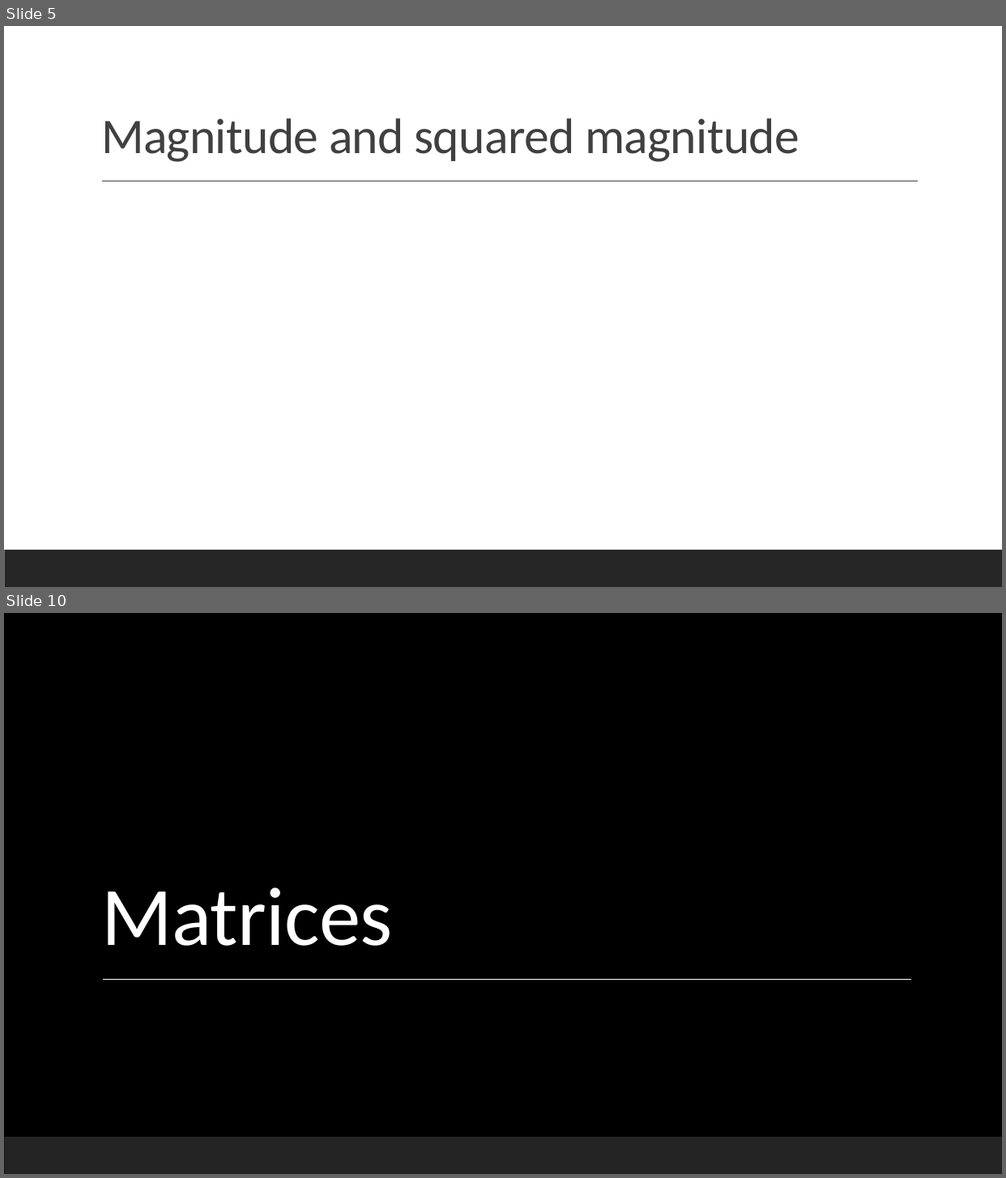
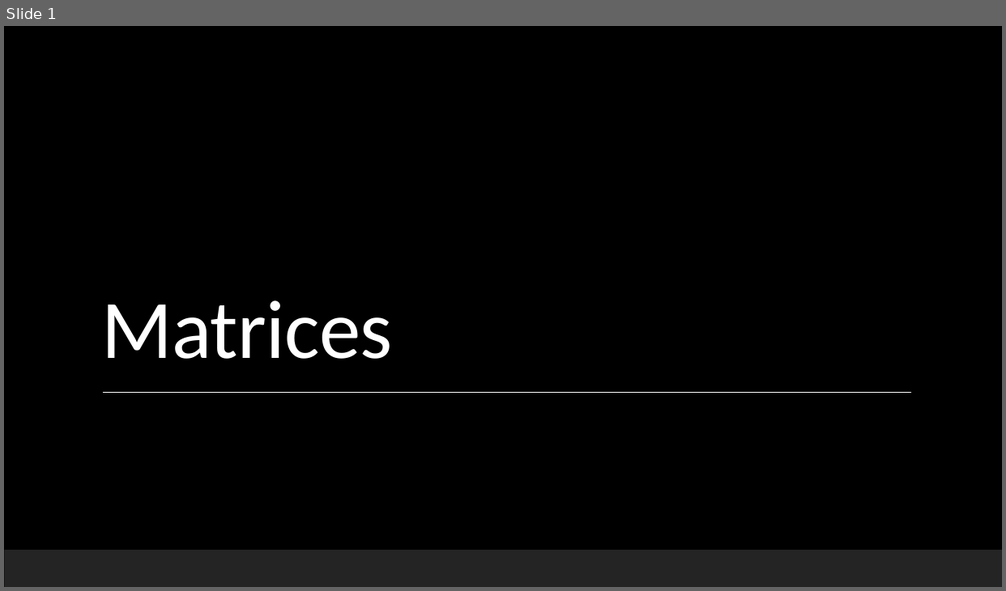
Before and after one commit to Falmouth-Games-Academy/bsc-course-materials, a slide deck: COMP270/03/2020-21-COMP270-03-lecture-materials.pptx. Shown one above the other, each under a label of ours: slides 5 and 10 before the commit, slide 1 after it; the slides between them are not shown. The pictures are 1006x1178 and 1006x591 pixels, drawn with LibreOffice and Linux fonts; fonts in the diff are those of the drawing; grey boxes stand for pictures; background and template pictures are left out. Boxes give left, top, right and bottom in pixels: in the first picture for what was removed or moved away, otherwise in the second. Text is boxed around its words. In the diff, an @@ line names an element or a change of style, - is before the commit and + after.

```diff
--- a/COMP270/03/2020-21-COMP270-03-lecture-materials.pptx
+++ b/COMP270/03/2020-21-COMP270-03-lecture-materials.pptx
@@ slide 5 removed at [4, 26, 1002, 587], background #FFFFFF @@
@@ title removed at [101, 118, 799, 162] @@
-Magnitude and squared magnitude
@@ line removed from (102, 182) to (918, 182) @@
@@ rectangle removed at [4, 550, 1002, 587] @@
@@ what was slide 10 is now slide 1 @@
```
Also in this commit, not shown: 8 other slides removed, 31 other files.
